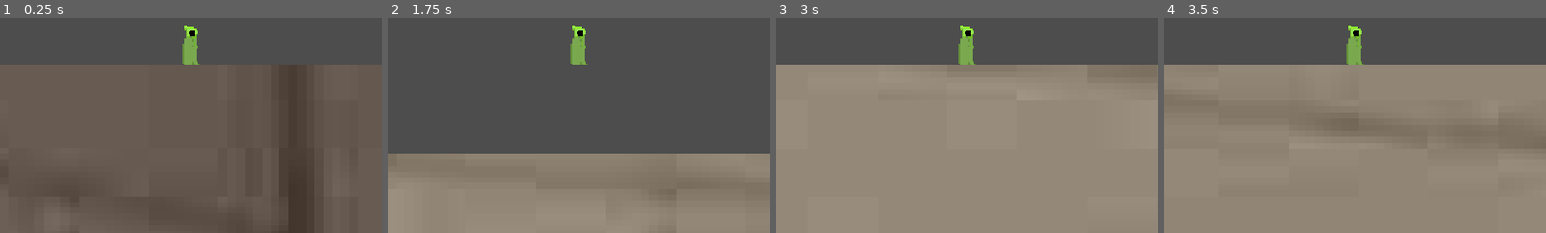
Above: before the commit, frames 1-4 (left to right).
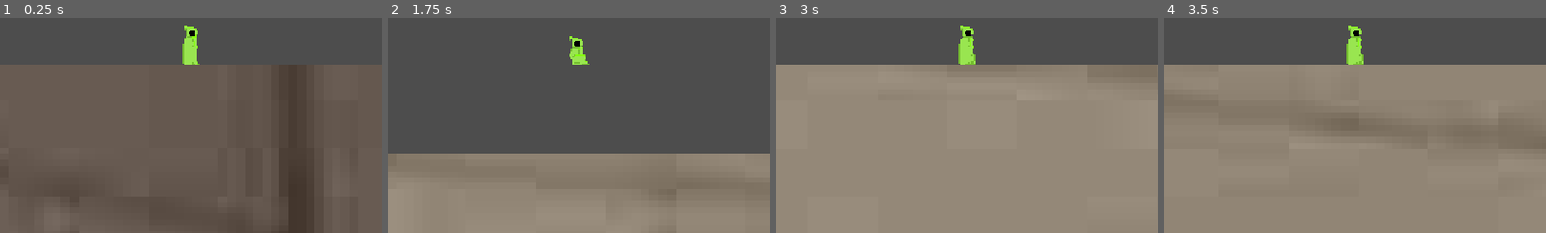
Above: after the commit, the same moments.

Repository: BigGaetan/Doom-rogue-like
Game: Godot game, scene res://scenes/level.tscn
Two runs of this game, one before a commit and one after it. Both use one fixed random seed, a clock stepped at 60 frames per second and the inputs below.
Inputs:
- Up to frame 1 (0.25 s): no input
- Up to frame 2 (1.75 s): tap Enter (ui_accept) at 0.5, 0.77, 1.52 s; hold Right (ui_right) from 0.53 s (still down)
- Up to frame 3 (3 s): release Right (ui_right) at 2.03 s; hold Left (ui_left) 2.03-2.78 s; hold Right (ui_right) from 2.78 s (still down)
- Up to frame 4 (3.5 s): keep holding Right (ui_right); tap Enter (ui_accept) at 3.02 s
The pictures show only the part of the screen within x 25-75%, y 44-94%; the shares and areas given below are measured in that part.

The runs differ from the first frame. In frame 1, 0.5% of the frame differs, in the area x 47-53%, y 7-22%; in frame 2, 0.7%, in the area x 47-53%, y 3-22%; in frame 3, 0.5%; in frame 4, 0.5%.

Commit message:
modifi animation

Diff:
--- a/scenes/player.tscn
+++ b/scenes/player.tscn
@@ -1,7 +1,131 @@
 [gd_scene format=3 uid="uid://cspqrgorrfya"]
 
 [ext_resource type="Script" uid="uid://dmsd580gk55kv" path="res://scripts/player.gd" id="1_g2els"]
-[ext_resource type="Texture2D" uid="uid://ymgk3ge4dc5d" path="res://sprite/mage/default/sprite/Mage-Sprite-0001.png" id="2_g2els"]
+[ext_resource type="Texture2D" uid="uid://dwfmjoi04ku2g" path="res://sprite/mage/default/sprite/character/walk/Mage-Sprite-walk.png" id="2_qhqgy"]
+[ext_resource type="Texture2D" uid="uid://bn0r3ndmwk3at" path="res://sprite/mage/default/sprite/character/jump/Mage-Sprite-jump.png" id="3_dqkch"]
+
+[sub_resource type="AtlasTexture" id="AtlasTexture_qlg0r"]
+atlas = ExtResource("2_qhqgy")
+region = Rect2(0, 0, 36, 64)
+
+[sub_resource type="AtlasTexture" id="AtlasTexture_tuyoq"]
+atlas = ExtResource("3_dqkch")
+region = Rect2(0, 0, 36, 64)
+
+[sub_resource type="AtlasTexture" id="AtlasTexture_fjrip"]
+atlas = ExtResource("3_dqkch")
+region = Rect2(0, 64, 36, 64)
+
+[sub_resource type="AtlasTexture" id="AtlasTexture_smehm"]
+atlas = ExtResource("3_dqkch")
+region = Rect2(0, 128, 36, 64)
+
+[sub_resource type="AtlasTexture" id="AtlasTexture_ur7pv"]
+atlas = ExtResource("3_dqkch")
+region = Rect2(0, 192, 36, 64)
+
+[sub_resource type="AtlasTexture" id="AtlasTexture_y4r1p"]
+atlas = ExtResource("2_qhqgy")
+region = Rect2(0, 0, 36, 64)
+
+[sub_resource type="AtlasTexture" id="AtlasTexture_d2wvv"]
+atlas = ExtResource("2_qhqgy")
+region = Rect2(0, 64, 36, 64)
+
+[sub_resource type="AtlasTexture" id="AtlasTexture_3v2ag"]
+atlas = ExtResource("2_qhqgy")
+region = Rect2(0, 128, 36, 64)
+
+[sub_resource type="AtlasTexture" id="AtlasTexture_jej6c"]
+atlas = ExtResource("2_qhqgy")
+region = Rect2(0, 192, 36, 64)
+
+[sub_resource type="AtlasTexture" id="AtlasTexture_f1ej7"]
+atlas = ExtResource("2_qhqgy")
+region = Rect2(0, 256, 36, 64)
+
+[sub_resource type="AtlasTexture" id="AtlasTexture_oprun"]
+atlas = ExtResource("2_qhqgy")
+region = Rect2(0, 320, 36, 64)
+
+[sub_resource type="AtlasTexture" id="AtlasTexture_a8ls1"]
+atlas = ExtResource("2_qhqgy")
+region = Rect2(0, 384, 36, 64)
+
+[sub_resource type="AtlasTexture" id="AtlasTexture_qfm1y"]
+atlas = ExtResource("2_qhqgy")
+region = Rect2(0, 448, 36, 64)
+
+[sub_resource type="AtlasTexture" id="AtlasTexture_fulsm"]
+atlas = ExtResource("2_qhqgy")
+region = Rect2(0, 512, 36, 64)
+
+[sub_resource type="AtlasTexture" id="AtlasTexture_4r5pv"]
+atlas = ExtResource("2_qhqgy")
+region = Rect2(0, 576, 36, 64)
+
+[sub_resource type="SpriteFrames" id="SpriteFrames_60mlk"]
+animations = [{
+"frames": [{
+"duration": 1.0,
+"texture": SubResource("AtlasTexture_qlg0r")
+}],
+"loop": true,
+"name": &"default",
+"speed": 5.0
+}, {
+"frames": [{
+"duration": 1.0,
+"texture": SubResource("AtlasTexture_tuyoq")
+}, {
+"duration": 1.0,
+"texture": SubResource("AtlasTexture_fjrip")
+}, {
+"duration": 1.0,
+"texture": SubResource("AtlasTexture_smehm")
+}, {
+"duration": 1.0,
+"texture": SubResource("AtlasTexture_ur7pv")
+}],
+"loop": true,
+"name": &"jump",
+"speed": 5.0
+}, {
+"frames": [{
+"duration": 1.0,
+"texture": SubResource("AtlasTexture_y4r1p")
+}, {
+"duration": 1.0,
+"texture": SubResource("AtlasTexture_d2wvv")
+}, {
+"duration": 1.0,
+"texture": SubResource("AtlasTexture_3v2ag")
+}, {
+"duration": 1.0,
+"texture": SubResource("AtlasTexture_jej6c")
+}, {
+"duration": 1.0,
+"texture": SubResource("AtlasTexture_f1ej7")
+}, {
+"duration": 1.0,
+"texture": SubResource("AtlasTexture_oprun")
+}, {
+"duration": 1.0,
+"texture": SubResource("AtlasTexture_a8ls1")
+}, {
+"duration": 1.0,
+"texture": SubResource("AtlasTexture_qfm1y")
+}, {
+"duration": 1.0,
+"texture": SubResource("AtlasTexture_fulsm")
+}, {
+"duration": 1.0,
+"texture": SubResource("AtlasTexture_4r5pv")
+}],
+"loop": true,
+"name": &"walk",
+"speed": 10.0
+}]
 
 [sub_resource type="CapsuleShape2D" id="CapsuleShape2D_qhqgy"]
 radius = 0.5
@@ -10,10 +134,11 @@
 [node name="Player" type="CharacterBody2D" unique_id=111970798]
 script = ExtResource("1_g2els")
 
-[node name="Sprite2D" type="Sprite2D" parent="." unique_id=338081907]
+[node name="AnimatedSprite2D" type="AnimatedSprite2D" parent="." unique_id=38957576]
 position = Vector2(-1.1920929e-07, 0)
 scale = Vector2(0.041116804, 0.043243542)
-texture = ExtResource("2_g2els")
+sprite_frames = SubResource("SpriteFrames_60mlk")
+animation = &"walk"
 
 [node name="CollisionShape2D" type="CollisionShape2D" parent="." unique_id=2073408532]
 position = Vector2(-0.1, 0.1)
--- a/scripts/player.gd
+++ b/scripts/player.gd
@@ -1,4 +1,6 @@
 extends CharacterBody2D
+
+@onready var anim = $AnimatedSprite2D
 
 const SPEED = 100.0
 const JUMP_VELOCITY = -125.0
@@ -36,6 +38,10 @@
 		velocity.x = move_toward(velocity.x, 0, SPEED)
 
 	move_and_slide()
+	updated_animation()
+
+	if velocity.x != 0:
+		anim.flip_h = velocity.x < 0
 
 	if Input.is_action_just_pressed("ui_cancel"):
 		add_xp(3)
@@ -45,6 +51,19 @@
 
 	if Input.is_action_just_pressed("ui_down"):
 		reduce_mana(3)
+
+func updated_animation():
+	if not is_on_floor():
+		if velocity.y < 0:
+			anim.play("jump")
+		else:
+			anim.play("fall")
+	else:
+		if abs(velocity.x) > 10:
+			anim.play("walk")
+		else:
+			anim.play("default")
+
 
 
 
Not shown, added: sprite/mage/default/sprite/character/jump/Mage-Sprite-jump.png.import
Not shown, added: sprite/mage/default/sprite/character/walk/Mage-Sprite-walk.png.import
